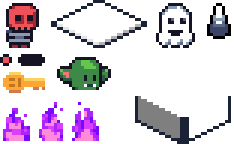
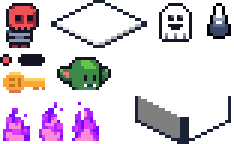
Revision of a layered w=234, h=144 image; what changed, layer by layer:
painted on "Ghost" (1st of 2) over 156, 6, 195, 48
added layer "Ghost" (2nd of 2) (50%) above "Hero" over 162, 6, 189, 39
